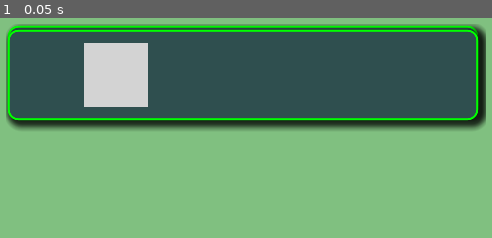
Above: before the commit, frame 1.
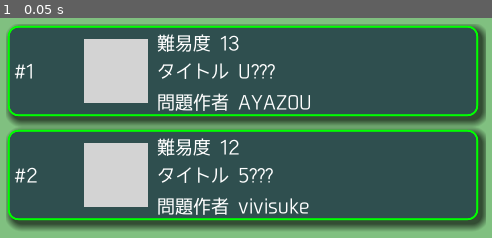
Above: after the commit, the same moment.

Repository: vivisuke/SakuSakuMosaic
Game: Godot game, scene res://LevelScene.tscn
Same seed, same stepped clock (60 frames per second), same inputs: the game is played once before the commit and once after it.
Inputs:
- Up to frame 1 (0.05 s): no input

The runs differ from the first frame. In frame 1, 56% of the frame differs, in the area x 1-99%, y 4-97%.

Commit message:
0062 ◎ C 09/05 09/06 0.001│問題│QuestPanel が重なって表示される

Diff:
--- a/SakuSakuMosaic/QuestPanel.tscn
+++ b/SakuSakuMosaic/QuestPanel.tscn
@@ -10,6 +10,7 @@
 [node name="QuestPanel" type="ReferenceRect"]
 margin_right = 470.0
 margin_bottom = 100.0
+rect_min_size = Vector2( 470, 100 )
 script = ExtResource( 2 )
 __meta__ = {
 "_edit_use_anchors_": false
Not shown, changed: SakuSakuMozaic.spr
